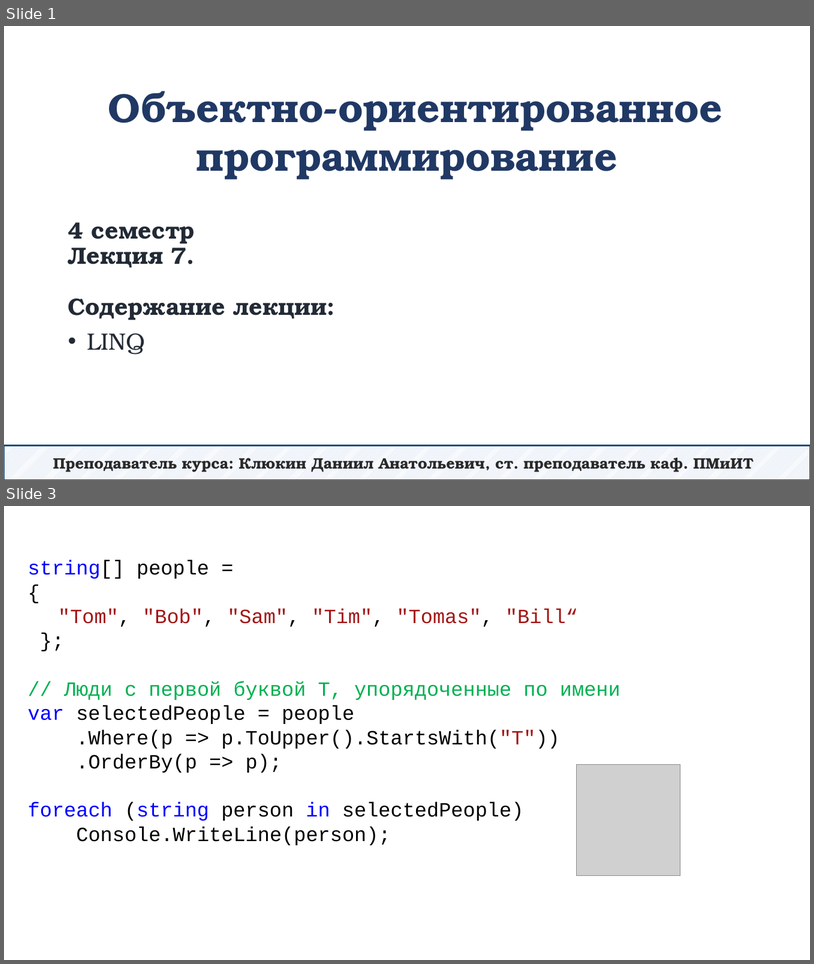
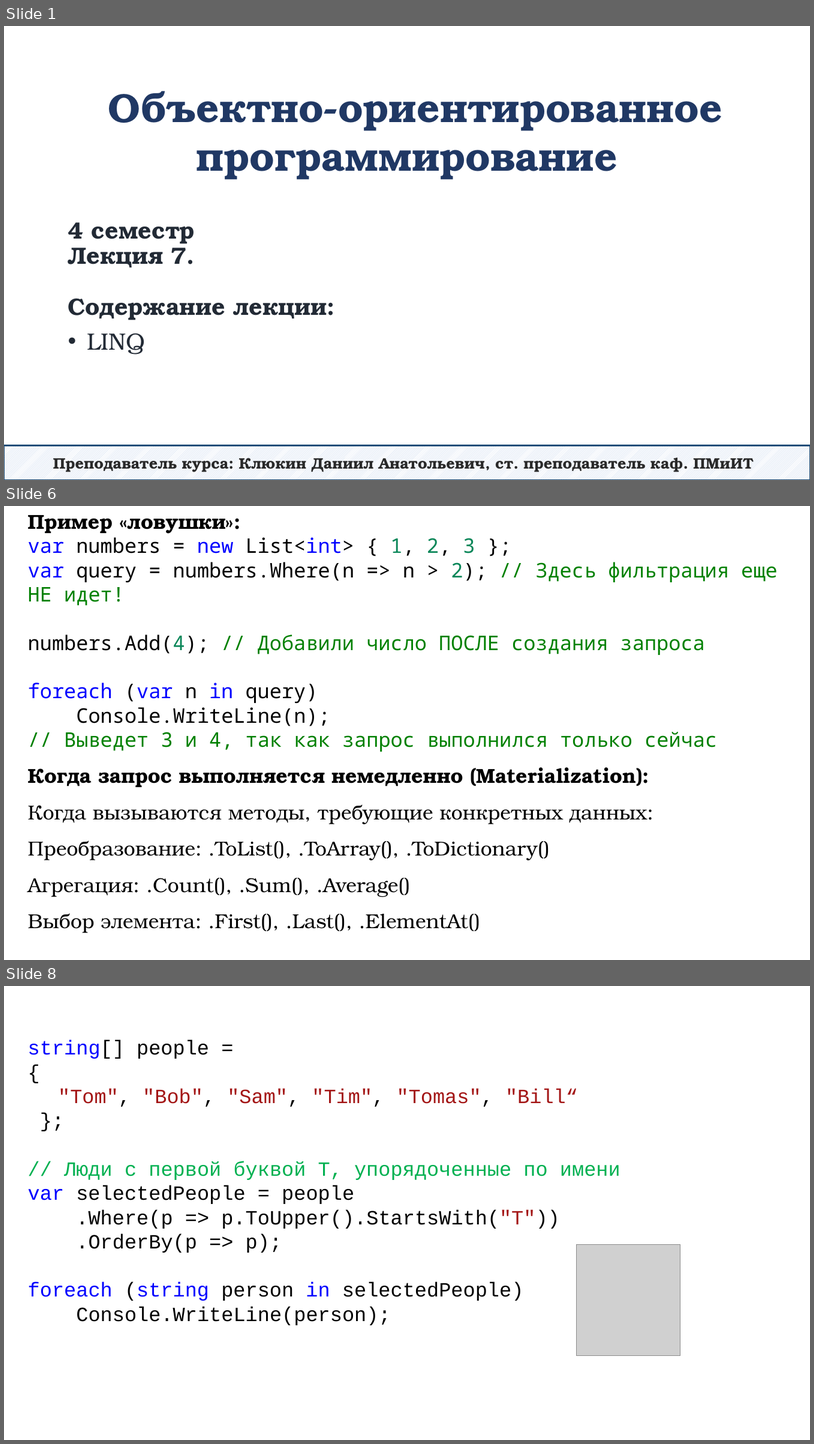
Before and after one commit to DaniilKlyukin/OOP-4, a slide deck: Лекции/ООП 1 лек 7.pptx. Shown one above the other, each under a label of ours: slides 1 and 3 before the commit, slides 1, 6 and 8 after it; the slides between them are not shown. The pictures are 814x964 and 814x1444 pixels, drawn with LibreOffice and Linux fonts; fonts in the diff are those of the drawing; grey boxes stand for pictures. Boxes give left, top, right and bottom in pixels: in the first picture for what was removed or moved away, otherwise in the second. Text is boxed around its words. In the diff, an @@ line names an element or a change of style, - is before the commit and + after.

```diff
--- a/Лекции/ООП 1 лек 7.pptx
+++ b/Лекции/ООП 1 лек 7.pptx
@@ slide 6 added at bbox=[4, 506, 810, 960], background #FFFFFF @@
@@ text added at bbox=[28, 515, 778, 933], 24 pt, text #000000 @@
+Пример «ловушки»:
+var numbers = new List<int> { 1, 2, 3 };
+var query = numbers.Where(n => n > 2); // Здесь фильтрация еще НЕ идет!
+numbers.Add(4); // Добавили число ПОСЛЕ создания запроса
+foreach (var n in query)
+Console.WriteLine(n);
+// Выведет 3 и 4, так как запрос выполнился только сейчас
+Когда запрос выполняется немедленно (Materialization):
+Когда вызываются методы, требующие конкретных данных:
+Преобразование: .ToList(), .ToArray(), .ToDictionary()
+Агрегация: .Count(), .Sum(), .Average()
+Выбор элемента: .First(), .Last(), .ElementAt()
@@ what was slide 3 is now slide 8 @@
```
Also in this commit, not shown: 4 slides changed, 12 other slides added, 2 slides removed.
